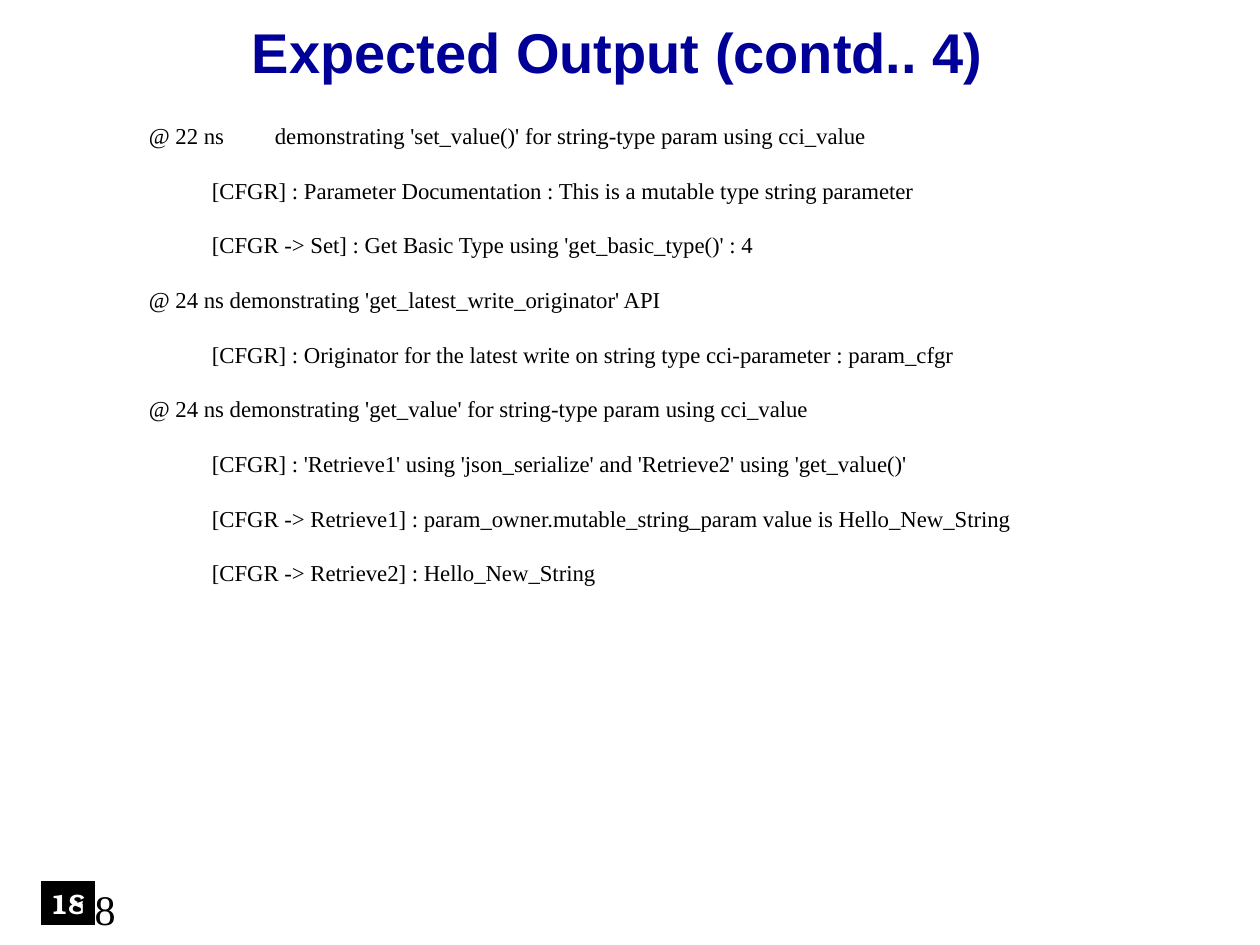
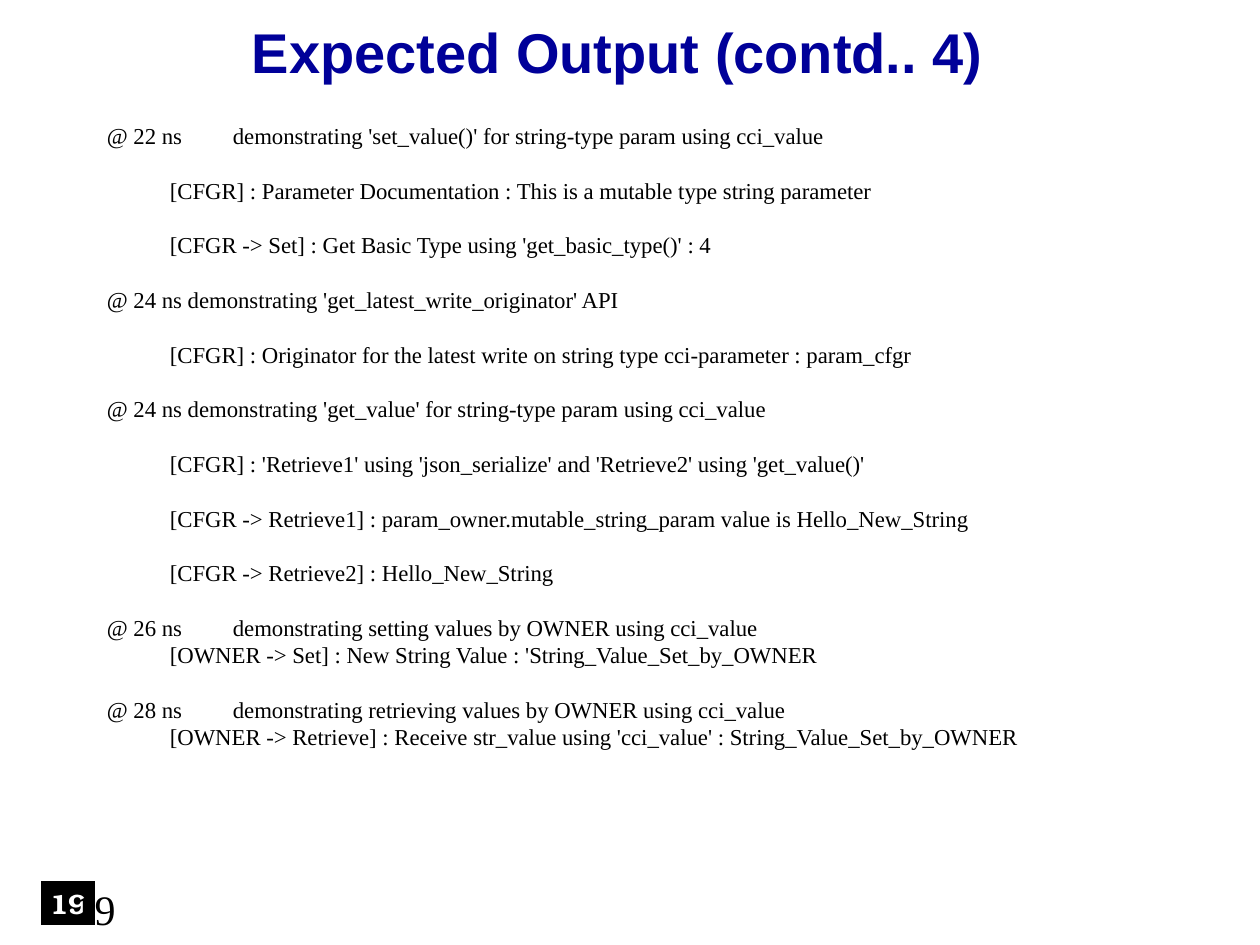
Before and after one commit to accellera-official/cci, a slide deck: slide 19 of examples/ex7_Parameter_Information/docs/ex7_Parameter_Information.ppt (slide 18 before the commit). Drawn at 1260x945 pixels with LibreOffice and Linux fonts; fonts in the diff are those of the drawing; background and template pictures are left out. Boxes give left, top, right and bottom in pixels: in the first picture for what was removed or moved away, otherwise in the second. Text is boxed around its words. In the diff, an @@ line names an element or a change of style, - is before the commit and + after.

Commit message:
Few Updates & Deletes
1.  Updates Section :
     a.  Updated ex#7 to demonstrate cci_value support for cci::cnf::cci_param by setting and querying
         their values using 'set_value' and 'get_value' APIs
     b.  Updated ex#20 in regard to the logging (code flow remains the same)

2.  Deletes Section :
     a.  Deleted all the local README.txt files within the examples (previously created for maintaining
         examples status)

1.  Updates Section :
     c.  Presentations for ex#7 and ex#20 updated accordingly

```diff
--- a/examples/ex7_Parameter_Information/docs/ex7_Parameter_Information.ppt
+++ b/examples/ex7_Parameter_Information/docs/ex7_Parameter_Information.ppt
@@ text "@ 22 ns demonstrating 'set_value()' ...": place and size @@
-text "@ 22 ns demonstrating 'set_value()' ..." at (175, 128, 1011, 586)
+text "@ 22 ns demonstrating 'set_value()' ..." at (133, 128, 1018, 750)
@@ text at (133, 565, 1018, 750): text changed @@
-[CFGR -> Retrieve2] : Hello_New_String
+[CFGR -> Retrieve2] : Hello_New_String
+@ 26 ns demonstrating setting values by OWNER using cci_value
+[OWNER -> Set] : New String Value : 'String_Value_Set_by_OWNER
+@ 28 ns demonstrating retrieving values by OWNER using cci_value
+[OWNER -> Retrieve] : Receive str_value using 'cci_value' : String_Value_Set_by_OWNER
@@ text in rectangle at (50, 894, 87, 915): text changed @@
-18
+19
@@ page number at (74, 892, 116, 926): text changed @@
-18
+19
```
Also in this commit, not shown: 10 other slides changed, 1 slide added, 19 other files.
